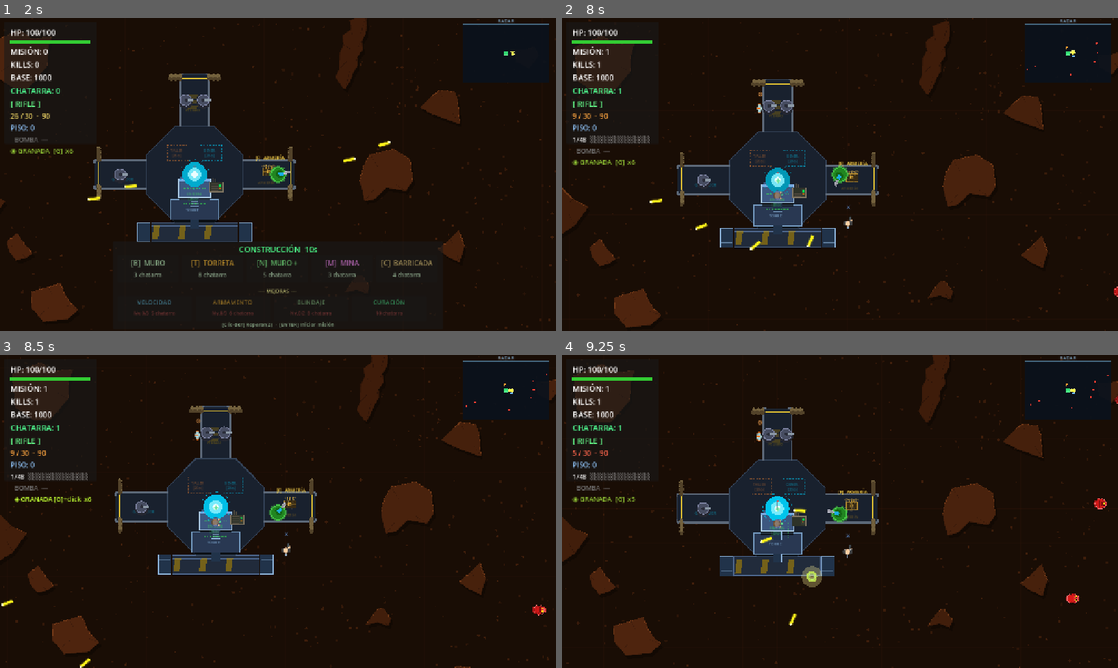
Above: before the commit, frames 1-4 (two rows, left to right).
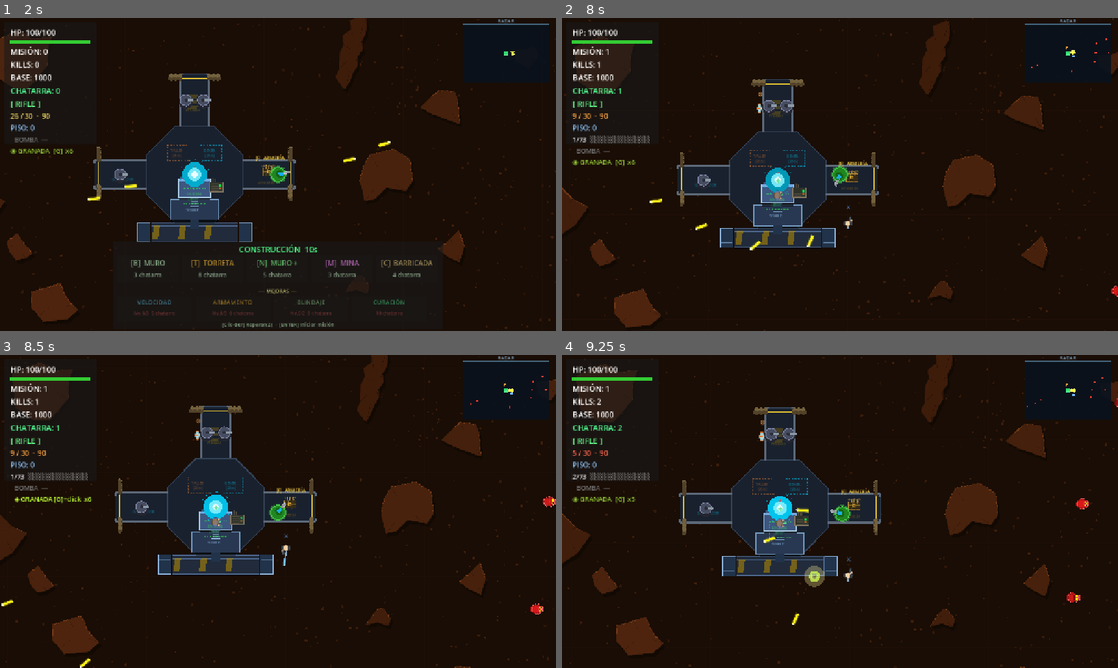
Above: after the commit, the same moments.

Repository: enriquecordero/last-colony
Game: Godot game, scene res://scenes/main.tscn
Same seed, same stepped clock (60 frames per second), same inputs: the game is played once before the commit and once after it. This scene is started directly instead of the project's main scene.
Inputs (mouse positions are in pixels of both pictures, inside the frame that each line leads up to):
- Up to frame 1 (2 s): tap Enter at 0.5 s; move the mouse to (400, 158) at 0.52 s; hold Right (ui_right) 0.53-1.25 s; tap F at 0.6 s; click (400, 158) at 0.67 s; tap Space at 0.77 s; drag from (166, 190) to (383, 152) at 1.27 s
- Up to frame 2 (8 s): move the mouse to (895, 105) at 2.02 s; hold Right (ui_right) 2.03-2.75 s; tap Enter at 2.1 s; drag from (812, 237) to (1073, 118) at 2.77 s; move the mouse to (1006, 221) at 3.52 s; hold Left (ui_left) 3.53-4.25 s; tap B at 3.6 s; tap Space at 3.77, 6.77 s; drag from (673, 127) to (756, 96) at 4.27 s; move the mouse to (867, 174) at 5.02 s; hold Down (ui_down) 5.03-5.75 s; tap N at 5.1 s; click (867, 174) at 5.17 s; drag from (756, 96) to (728, 190) at 5.77 s; move the mouse to (962, 158) at 6.52 s; hold Up (ui_up) 6.53-7.25 s; tap C at 6.6 s; drag from (728, 190) to (812, 237) at 7.27 s
- Up to frame 3 (8.5 s): move the mouse to (333, 442) at 8.02 s; hold Down (ui_down) from 8.03 s (still down); tap G at 8.1 s
- Up to frame 4 (9.25 s): release Down (ui_down) at 8.75 s; tap X at 8.75 s; drag from (812, 574) to (673, 464) at 8.77 s

Frame 1 is identical in both runs. In frame 2, less than 0.1% of the frame differs, in the area x 3-100%, y 6-89%; in frame 3, 0.2%; in frame 4, 4.6%, in the area x 0-100%, y 0-100%.
Error in both runs: Cannot call method 'queue_free' on a null value. (res://scripts/main.gd:466)

Commit message:
Balance pass: more enemies, harder base, fewer drops, turret/stuck fixes
- Wave count: 55+wave*18 (incursion) / 110+wave*55 (survival), interval 0.12/0.045s
- Base damage zone: R 50→90, tick 5→10, cooldown 0.5→0.35s
- Drops: ammo 15%→7%, medkit/bomb chances halved or more
- Turrets: collision_layer 8→0 so player can walk through them freely
- Enemies: anti-stuck lateral push when <8px movement in 0.6s

Co-Authored-By: Claude Sonnet 4.6 <noreply@anthropic.com>

Diff:
--- a/scripts/larva.gd
+++ b/scripts/larva.gd
@@ -24,6 +24,11 @@
 var _sprite_scale: float    = 0.60
 var _sprite:       Sprite2D = null
 var _draw_dir:     Vector2  = Vector2.RIGHT
+
+var _stuck_cd:      float   = 0.0
+var _stuck_check_t: float   = 0.0
+var _last_check_pos: Vector2 = Vector2.ZERO
+var _stuck_offset:  Vector2 = Vector2.ZERO
 
 func _ready() -> void:
 	if hp < 0:
@@ -101,7 +106,22 @@
 
 func _physics_process(delta: float) -> void:
 	_update_target()
-	velocity = (_current_target - global_position).normalized() * speed
+	# Anti-stuck: if barely moved in 0.6s, inject a random lateral push
+	_stuck_check_t += delta
+	if _stuck_check_t >= 0.6:
+		_stuck_check_t = 0.0
+		if global_position.distance_to(_last_check_pos) < 8.0:
+			var perp := Vector2(-(_current_target - global_position).normalized().y,
+								 (_current_target - global_position).normalized().x)
+			_stuck_offset = perp * randf_range(0.4, 0.9) * speed
+			_stuck_cd     = 0.35
+		_last_check_pos = global_position
+	if _stuck_cd > 0.0:
+		_stuck_cd -= delta
+	else:
+		_stuck_offset = _stuck_offset.lerp(Vector2.ZERO, delta * 6.0)
+	var dir: Vector2 = (_current_target - global_position).normalized()
+	velocity = (dir * speed + _stuck_offset)
 	move_and_slide()
 	if velocity.length_squared() > 1.0:
 		_draw_dir = velocity.normalized()
--- a/scripts/main.gd
+++ b/scripts/main.gd
@@ -54,7 +54,7 @@
 const MAP_W    := 2400.0
 const MAP_H    := 1600.0
 const BASE_POS := Vector2(MAP_W * 0.5, MAP_H * 0.5)
-const BASE_R   := 50.0
+const BASE_R   := 90.0
 
 const SPAWN_POINTS := {
 	"N":  Vector2(MAP_W * 0.5,   -55.0),
@@ -68,7 +68,7 @@
 }
 
 
-const AMMO_DROP_CHANCE  := 0.15
+const AMMO_DROP_CHANCE  := 0.07
 const AMMO_DROP_RIFLE   := 8
 const AMMO_DROP_SHOTGUN := 2
 
@@ -1140,11 +1140,11 @@
 	_base_dmg_cd -= delta
 	if _base_dmg_cd > 0.0:
 		return
-	_base_dmg_cd = 0.5
+	_base_dmg_cd = 0.35
 	var dmg := 0
 	for e in _enemies.get_children():
 		if is_instance_valid(e) and e.global_position.distance_to(BASE_POS) < BASE_R:
-			dmg += 5
+			dmg += 10
 	if dmg == 0:
 		return
 	_base_hp = max(0, _base_hp - dmg)
@@ -1600,8 +1600,8 @@
 
 	var hp_mult:  float = 1.0 + (_wave - 1) * (0.55 if is_survival else 0.38)
 	var base_spd: float = (115.0 + (_wave - 1) * 25.0) if is_survival else (95.0 + (_wave - 1) * 20.0)
-	var count:    int   = (90 + _wave * 45) if is_survival else (34 + _wave * 14)
-	var interval: float = 0.055 if is_survival else 0.17
+	var count:    int   = (110 + _wave * 55) if is_survival else (55 + _wave * 18)
+	var interval: float = 0.045 if is_survival else 0.12
 	if is_stage2:
 		hp_mult  *= 1.35
 		base_spd *= 1.20
@@ -1927,17 +1927,18 @@
 	# Loot de enemigos grandes
 	var hp_v: int = int(raw) if raw != null else 0
 
-	if hp_v >= 120 and randf() < 0.12 and is_instance_valid(_player) and _player.has_method("add_rockets"):
+	if hp_v >= 120 and randf() < 0.05 and is_instance_valid(_player) and _player.has_method("add_rockets"):
 		_player.add_rockets(1)
 	if hp_v >= 300:
-		_drop_crate(e.global_position, Crate.Type.MEDKIT)
-		if randf() < 0.55:
+		if randf() < 0.45:
+			_drop_crate(e.global_position, Crate.Type.MEDKIT)
+		if randf() < 0.14:
 			_drop_crate(e.global_position + Vector2(randf_range(-35,35), randf_range(-35,35)), Crate.Type.BOMB)
 	elif hp_v >= 100:
-		if randf() < 0.75:
+		if randf() < 0.22:
 			_drop_crate(e.global_position, Crate.Type.MEDKIT)
 	elif hp_v >= 50:
-		if randf() < 0.50:
+		if randf() < 0.18:
 			_drop_crate(e.global_position, Crate.Type.BIOMASA)
 
 	SoundManager.play("death")
--- a/scripts/turret.gd
+++ b/scripts/turret.gd
@@ -20,7 +20,7 @@
 
 
 func _ready() -> void:
-	collision_layer = 8
+	collision_layer = 0
 	collision_mask  = 0
 	var shape := CollisionShape2D.new()
 	var rect  := RectangleShape2D.new()
